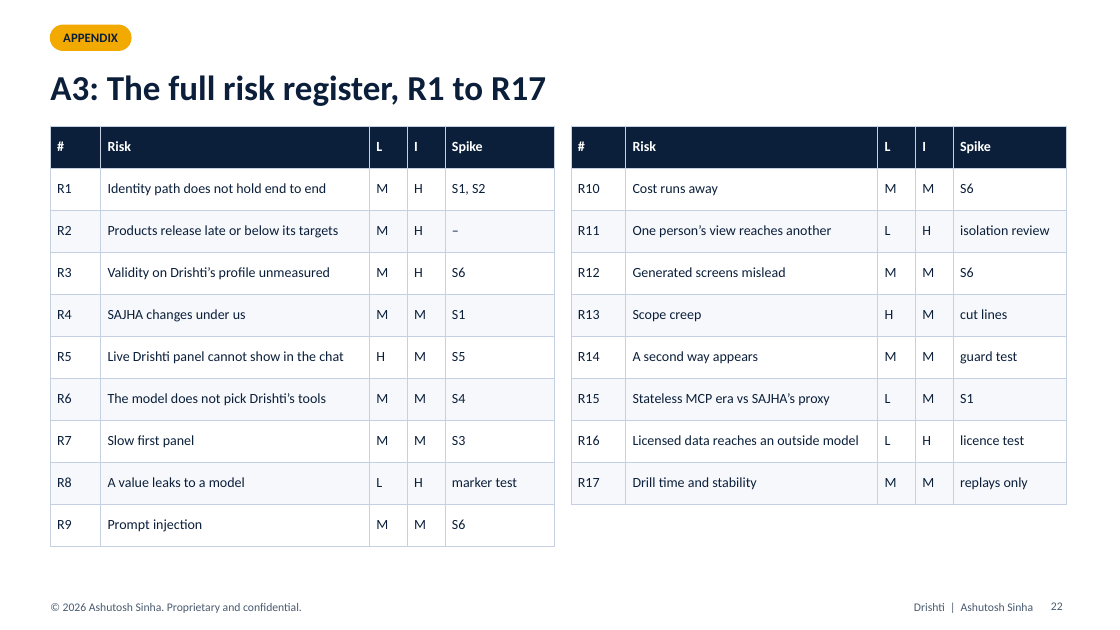
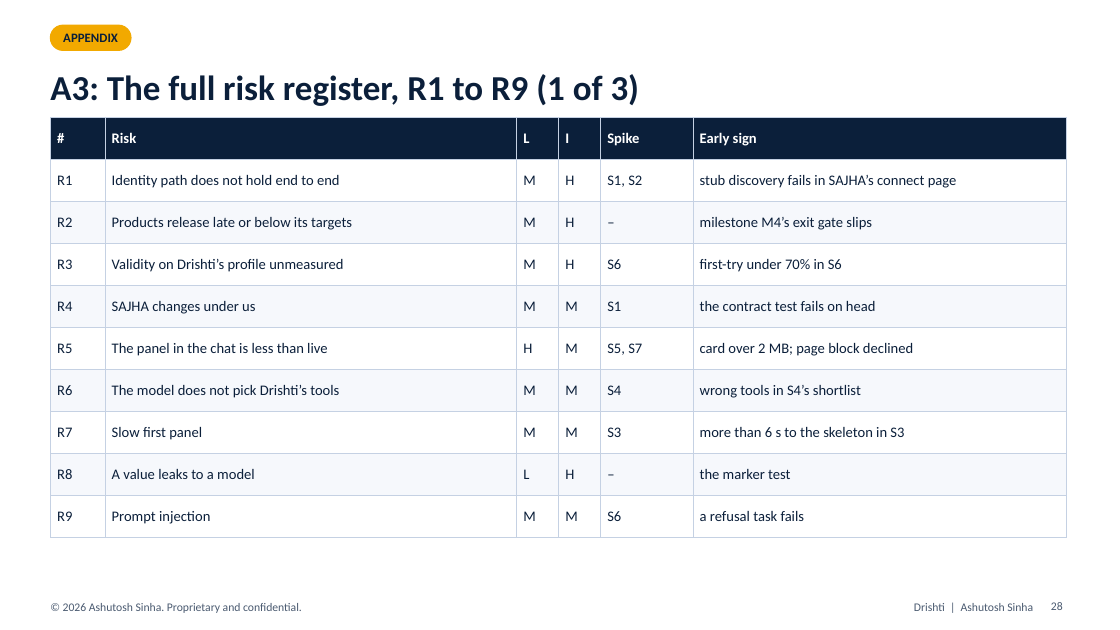
Before and after one commit to ajsinha/drishti, a slide deck: slide 28 of docs/plans/I9_GENUI_SAJHA.pptx (slide 22 before the commit). Drawn at 1120x630 pixels with LibreOffice and Linux fonts; fonts in the diff are those of the drawing. Boxes give left, top, right and bottom in pixels: in the first picture for what was removed or moved away, otherwise in the second. Text is boxed around its words. In the diff, an @@ line names an element or a change of style, - is before the commit and + after.

```diff
--- a/docs/plans/I9_GENUI_SAJHA.pptx
+++ b/docs/plans/I9_GENUI_SAJHA.pptx
@@ title at (50,74,640,106): text changed @@
-A3: The full risk register, R1 to R17
+A3: The full risk register, R1 to R9 (1 of 3)
@@ table at (50,118,1067,528) @@
-column 2, row 6: Live Drishti panel cannot show in the chat
+column 2, row 6: The panel in the chat is less than live
-column 5: Spike | S1, S2 | – | S6 | S1 | S5 | S4 | S3 | marker test | S6
+column 5: Spike | S1, S2 | – | S6 | S1 | S5, S7 | S4 | S3 | – | S6
+column 6: Early sign | stub discovery fails in SAJHA’s connect page | milestone M4’s exit gate slips | first-try under 70% in S6 | the contract test fails on head | card over 2 MB; page block declined | wrong tools in S4’s shortlist | more than 6 s to the skeleton in S3 | the marker test | a refusal task fails
@@ table: place and size @@
-table at (50,126,555,536)
+table at (50,118,1067,528)
@@ table removed at (571,126,1067,494), 9 rows, 5 columns @@
-# | Risk | L | I | Spike
-R10 | Cost runs away | M | M | S6
-R11 | One person’s view reaches another | L | H | isolation review
-R12 | Generated screens mislead | M | M | S6
-R13 | Scope creep | H | M | cut lines
-R14 | A second way appears | M | M | guard test
-R15 | Stateless MCP era vs SAJHA’s proxy | L | M | S1
-R16 | Licensed data reaches an outside model | L | H | licence test
-R17 | Drill time and stability | M | M | replays only
@@ page number at (1051,602,1063,610): text changed @@
-22
+28
```
Also in this commit, not shown: 19 other slides changed, 14 slides added.
